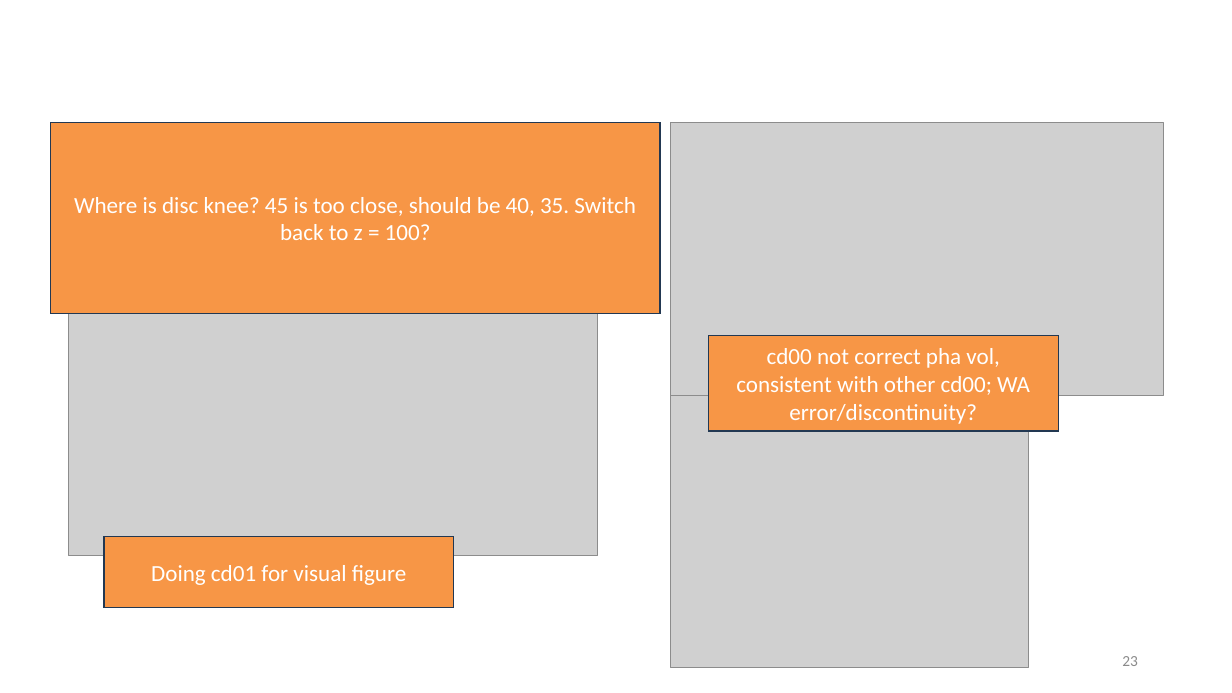
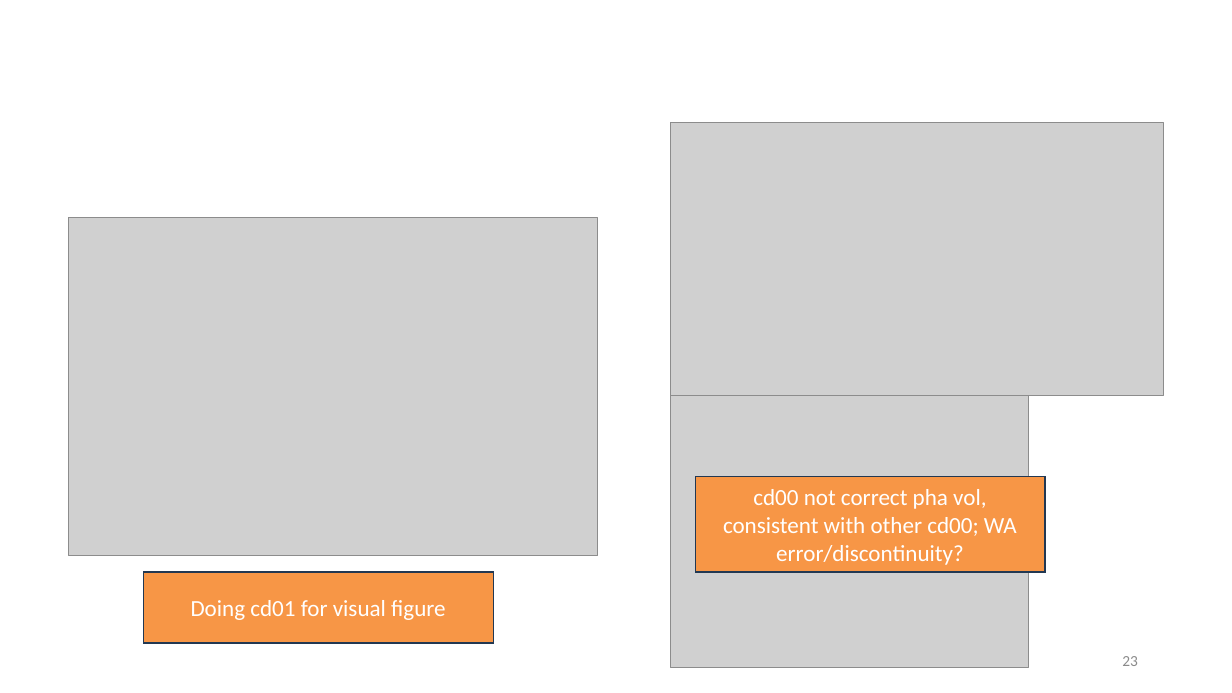
Before and after one commit to tyokokur/presentations, a slide deck: slide 23 of NAF.pptx. Drawn at 1232x693 pixels with LibreOffice and Linux fonts; fonts in the diff are those of the drawing; grey boxes stand for pictures; background and template pictures are left out. Boxes give left, top, right and bottom in pixels: in the first picture for what was removed or moved away, otherwise in the second. Text is boxed around its words. In the diff, an @@ line names an element or a change of style, - is before the commit and + after.

```diff
--- a/NAF.pptx
+++ b/NAF.pptx
@@ rectangle removed at <box>51,122,661,313</box> @@
-Where is disc knee? 45 is too close, should be 40, 35. Switch back to z = 100?
@@ rectangle "cd00 not correct pha vol, ...": place and size @@
-rectangle "cd00 not correct pha vol, ..." at <box>709,335,1059,431</box>
+rectangle "cd00 not correct pha vol, ..." at <box>695,477,1045,572</box>
@@ rectangle "Doing cd01 for visual figure": place and size @@
-rectangle "Doing cd01 for visual figure" at <box>104,537,454,608</box>
+rectangle "Doing cd01 for visual figure" at <box>143,572,494,643</box>
```
Also in this commit, not shown: 2 other slides changed.
